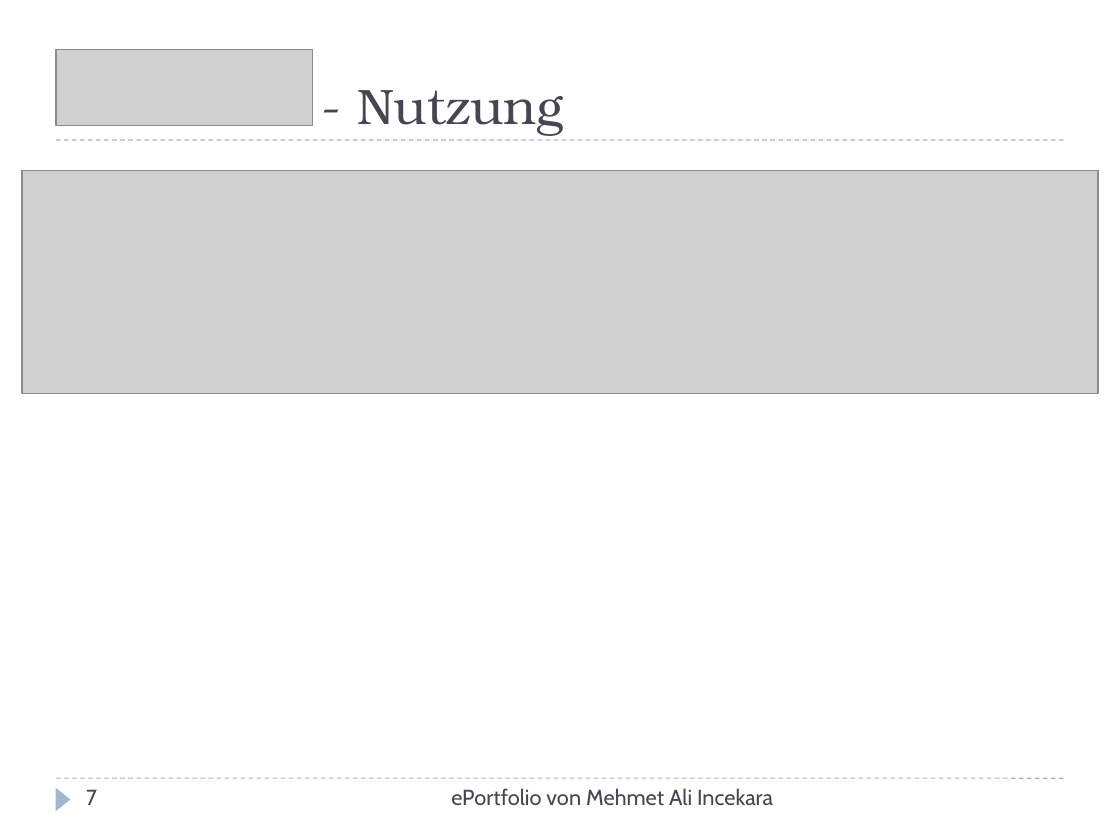
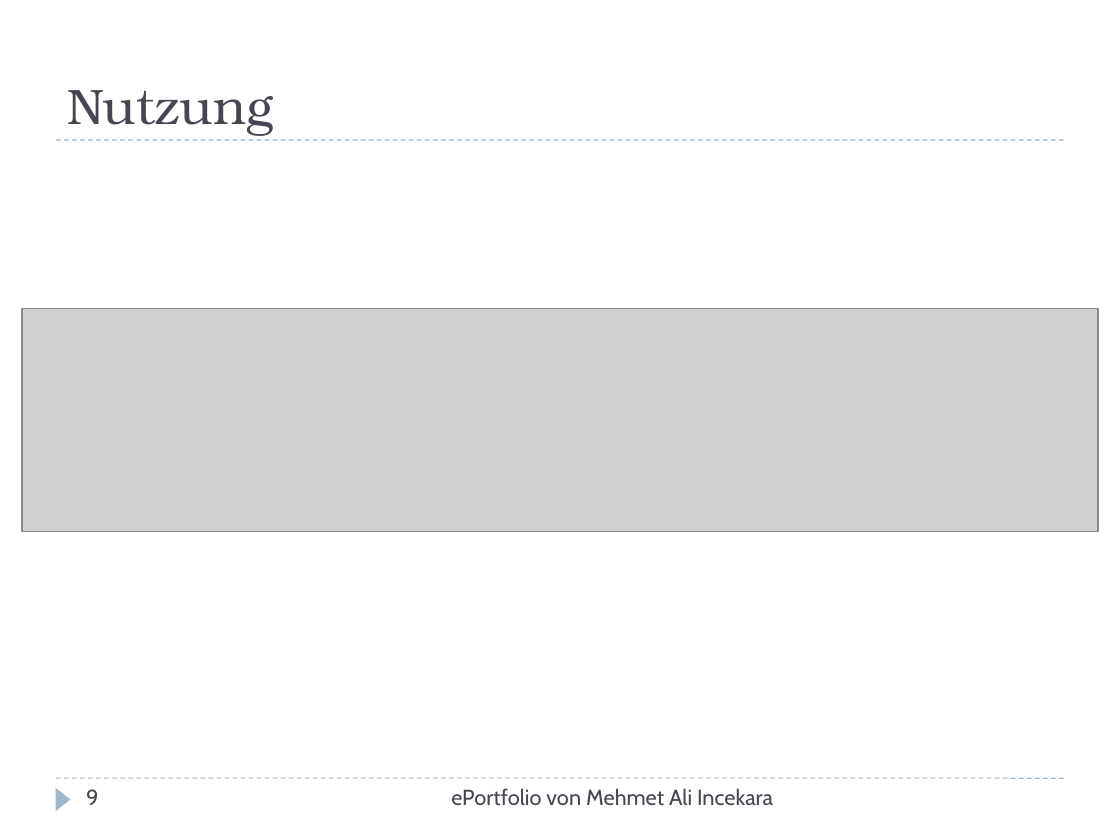
Before and after one commit to xnappy/ePortfolio, a slide deck: slide 9 of Git-und-GitHub.pptx (slide 7 before the commit). Drawn at 1120x840 pixels with LibreOffice and Linux fonts; fonts in the diff are those of the drawing; grey boxes stand for pictures. Boxes give left, top, right and bottom in pixels: in the first picture for what was removed or moved away, otherwise in the second. Text is boxed around its words. In the diff, an @@ line names an element or a change of style, - is before the commit and + after.

```diff
--- a/Git-und-GitHub.pptx
+++ b/Git-und-GitHub.pptx
@@ picture removed at [56, 49, 312, 125] @@
@@ title at [67, 90, 273, 136]: text changed @@
-- Nutzung
+Nutzung
@@ picture: place and size @@
-picture at [22, 170, 1099, 393]
+picture at [22, 308, 1099, 531]
@@ page number at [86, 789, 98, 805]: text changed @@
-7
+9
```
Also in this commit, not shown: 12 other slides changed, 4 slides added, 3 other files.
